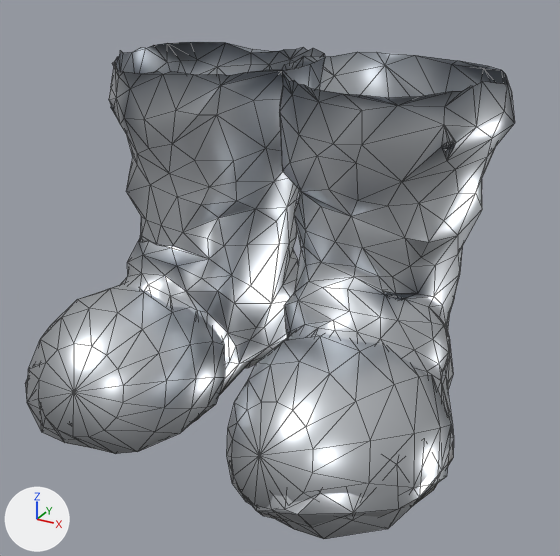
The glTF model assets_src/armor/kargan_1/heavy_a_feet.glb as it was, and as the next commit left it.
Both versions are drawn from a 50 mm camera at (0.405, -0.743, 0.496) aimed at (0.024, -0.052, 0.15). The lights are fixed; the arrows at lower left show +X, +Y and +Z. The first picture is the older version. Mesh edges are drawn as thin lines. Vertices at exactly the same position are counted once.

The scene before the commit, as lines of its bpy script (objects in view):
```python
me_heavy_a_feet = bpy.data.meshes.new('heavy_a_feet')
me_heavy_a_feet.from_pydata(...)  # 873 vertices, 1652 faces; spans x -0.244..0.245, y -0.26..0.156, z -0.01..0.374
me_heavy_a_feet.materials.append(mat_metal)
ob_heavy_a_feet = bpy.data.objects.new('heavy_a_feet', me_heavy_a_feet)
ob_heavy_a_feet.location = (0.0, 0.0, 0.0)
```
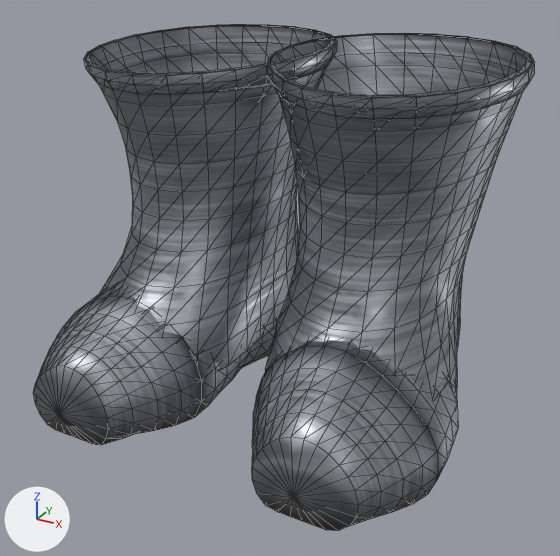
What differs and where, as boxes [x1, y1, x2, y2] in the pictures (560 x 556 px):
```json
{"object": "heavy_a_feet", "change": "reshaped", "before": [25, 42, 515, 539], "after": [33, 24, 535, 531]}
{"part": 1, "of": "me_heavy_a_feet", "change": "rebuilt", "before": [229, 52, 515, 526], "after": [265, 34, 531, 393]}
{"part": 2, "of": "me_heavy_a_feet", "change": "rebuilt", "before": [25, 42, 325, 424], "after": [86, 25, 335, 371], "on screen": "17% narrower, 9% shorter"}
{"part": 3, "of": "me_heavy_a_feet", "change": "rebuilt", "before": [27, 283, 225, 454], "after": [33, 286, 276, 445]}
{"part": 4, "of": "me_heavy_a_feet", "change": "rebuilt", "before": [227, 331, 451, 539], "after": [252, 340, 458, 531]}
{"part": 5, "of": "me_heavy_a_feet", "change": "added", "after": [268, 33, 535, 119]}
{"part": 6, "of": "me_heavy_a_feet", "change": "added", "after": [84, 24, 337, 94]}
```

Edits to the scene script, one JSON object a line:
```json
{"op": "add", "block": "img_steel_orm_png", "code": ["img_steel_orm_png = load_image('steel_orm.png', '../textures/steel_orm.png', 256, 256, 'Non-Color')"]}
{"op": "add", "block": "img_steel_c_png", "code": ["img_steel_c_png = load_image('steel_c.png', '../textures/steel_c.png', 256, 256, 'sRGB')"]}
{"op": "add", "block": "img_steel_n_png", "code": ["img_steel_n_png = load_image('steel_n.png', '../textures/steel_n.png', 256, 256, 'Non-Color')"]}
{"op": "add", "block": "img_trim_c_png", "code": ["img_trim_c_png = load_image('trim_c.png', '../textures/trim_c.png', 128, 64, 'sRGB')"]}
{"op": "add", "block": "img_trim_n_png", "code": ["img_trim_n_png = load_image('trim_n.png', '../textures/trim_n.png', 128, 64, 'Non-Color')"]}
{"op": "add", "block": "img_trim_orm_png", "code": ["img_trim_orm_png = load_image('trim_orm.png', '../textures/trim_orm.png', 128, 64, 'Non-Color')"]}
{"op": "add", "block": "mat_steel", "code": ["mat_steel = bpy.data.materials.new('steel')", "# uses the picture img_steel_c_png", "# uses the picture img_steel_n_png", "# uses the picture img_steel_orm_png"]}
{"op": "add", "block": "mat_trim", "code": ["mat_trim = bpy.data.materials.new('trim')", "# uses the picture img_trim_c_png", "# uses the picture img_trim_n_png", "# uses the picture img_trim_orm_png"]}
{"block": "me_heavy_a_feet", "where": "# used by ob_heavy_a_feet; location = (0.0, 0.0, 0.0)"}
{"op": "remove", "block": "me_heavy_a_feet", "code": "me_heavy_a_feet.from_pydata(...)  # 873 vertices, 1652 faces; spans x -0.244..0.245, y -0.26..0.156, z -0.01..0.374"}
{"op": "remove", "block": "me_heavy_a_feet", "code": "me_heavy_a_feet.materials.append(mat_metal)"}
{"op": "add", "block": "me_heavy_a_feet", "code": "me_heavy_a_feet.from_pydata(...)  # 1636 vertices, 3072 faces; spans x -0.249..0.25, y -0.242..0.172, z -0.01..0.393"}
{"block": "me_heavy_a_feet", "change": "me_heavy_a_feet part 1: the loose piece of 355 vertices spanning x -0.011..0.245, y -0.26..0.156, z -0.01..0.374 is rebuilt with 312 vertices and now spans x -0.023..0.246, y -0.176..0.168, z 0.034..0.393, in mat_steel"}
{"block": "me_heavy_a_feet", "change": "me_heavy_a_feet part 2: the loose piece of 324 vertices spanning x -0.243..0.014, y -0.252..0.155, z -0.01..0.374 is rebuilt with 312 vertices and now spans x -0.246..0.024, y -0.183..0.166, z 0.033..0.392, in mat_steel"}
{"block": "me_heavy_a_feet", "change": "me_heavy_a_feet part 3: the loose piece of 97 vertices spanning x -0.244..-0.025, y -0.257..-0.043, z -0.01..0.132 is rebuilt with 386 vertices and now spans x -0.245..-0.013, y -0.242..0.155, z -0.01..0.168, in mat_steel"}
{"block": "me_heavy_a_feet", "change": "me_heavy_a_feet part 4: the loose piece of 97 vertices spanning x 0.026..0.245, y -0.257..-0.042, z -0.01..0.133 is rebuilt with 386 vertices and now spans x 0.015..0.244, y -0.241..0.155, z -0.01..0.168, in mat_steel"}
{"block": "me_heavy_a_feet", "change": "me_heavy_a_feet part 5: a new loose piece of 120 vertices spanning x -0.026..0.25, y -0.114..0.172, z 0.349..0.393, in mat_trim"}
{"block": "me_heavy_a_feet", "change": "me_heavy_a_feet part 6: a new loose piece of 120 vertices spanning x -0.249..0.027, y -0.113..0.17, z 0.349..0.392, in mat_trim"}
{"op": "add", "block": "me_heavy_a_feet", "code": "me_heavy_a_feet.materials.append(mat_steel)"}
{"op": "add", "block": "me_heavy_a_feet", "code": "me_heavy_a_feet.materials.append(mat_trim)"}
```
